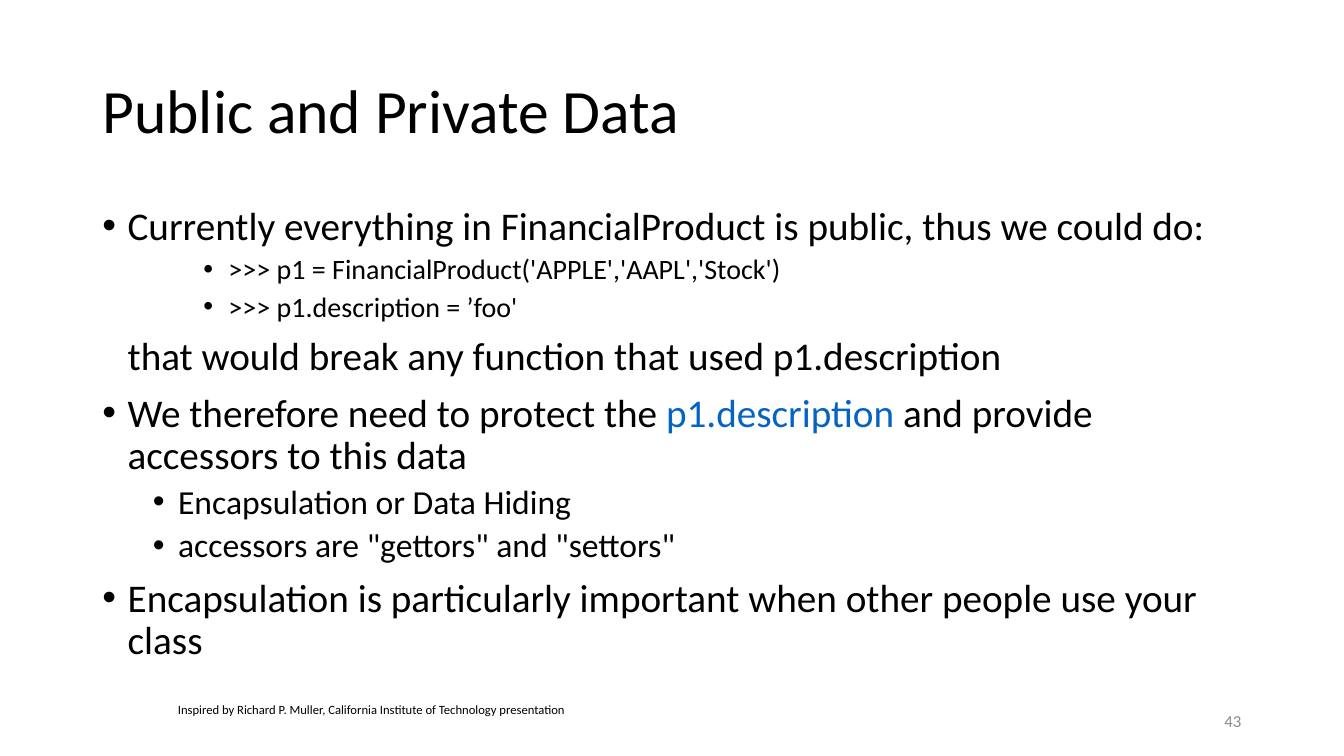
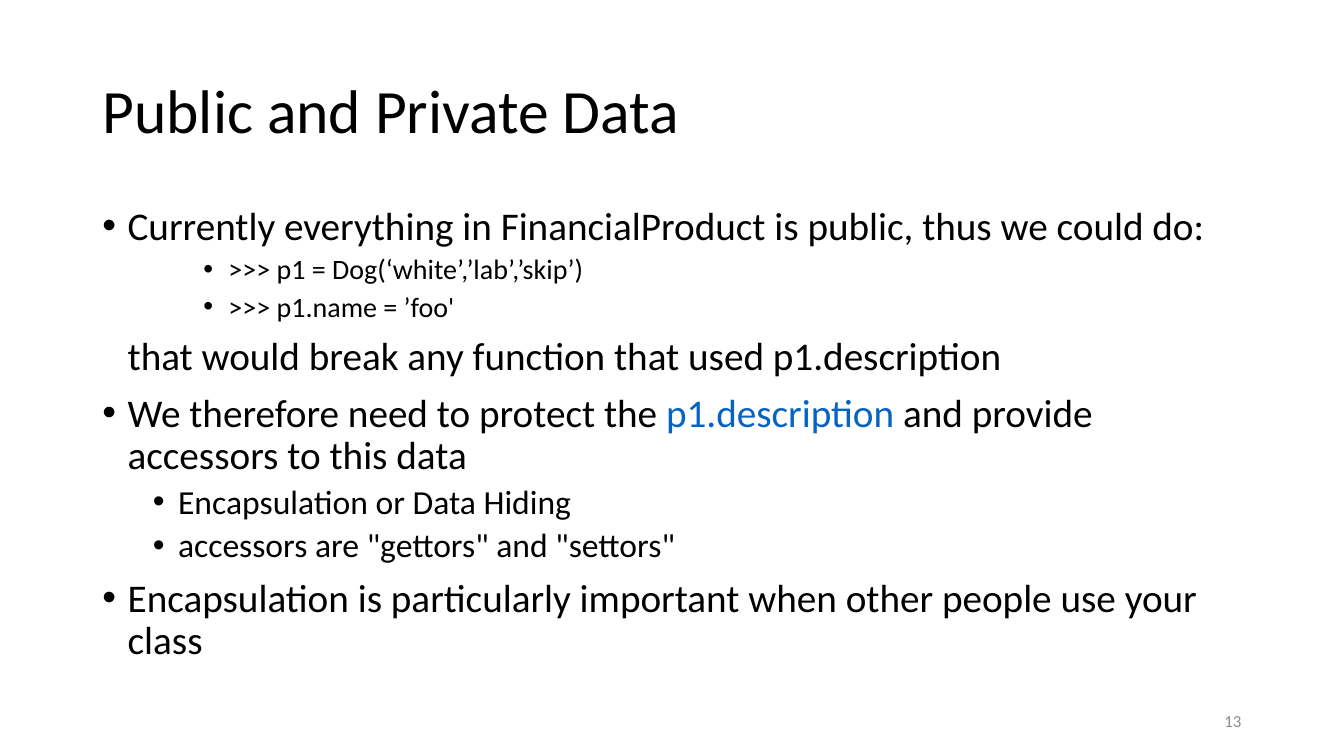
Before and after one commit to priorfire4411/python_for_analytics, a slide deck: slide 13 of presentation/MSCA_37014_v1.pptx (slide 43 before the commit). Drawn at 1344x756 pixels with LibreOffice and Linux fonts; fonts in the diff are those of the drawing. Boxes give left, top, right and bottom in pixels: in the first picture for what was removed or moved away, otherwise in the second. Text is boxed around its words. In the diff, an @@ line names an element or a change of style, - is before the commit and + after.

```diff
--- a/presentation/MSCA_37014_v1.pptx
+++ b/presentation/MSCA_37014_v1.pptx
@@ text at (277,258,583,322): text changed @@
-    • >>> p1 = FinancialProduct('APPLE','AAPL','Stock')
-    • >>> p1.description = ’foo'
+    • >>> p1 = Dog(‘white’,’lab’,’skip’)
+    • >>> p1.name = ’foo'
@@ text removed at (178,705,564,716) @@
-Inspired by Richard P. Muller, California Institute of Technology presentation
@@ page number at (1224,716,1241,727): text changed @@
-43
+13
```
Also in this commit, not shown: 14 other slides changed, 5 slides added, 120 slides removed, 13 other files.
